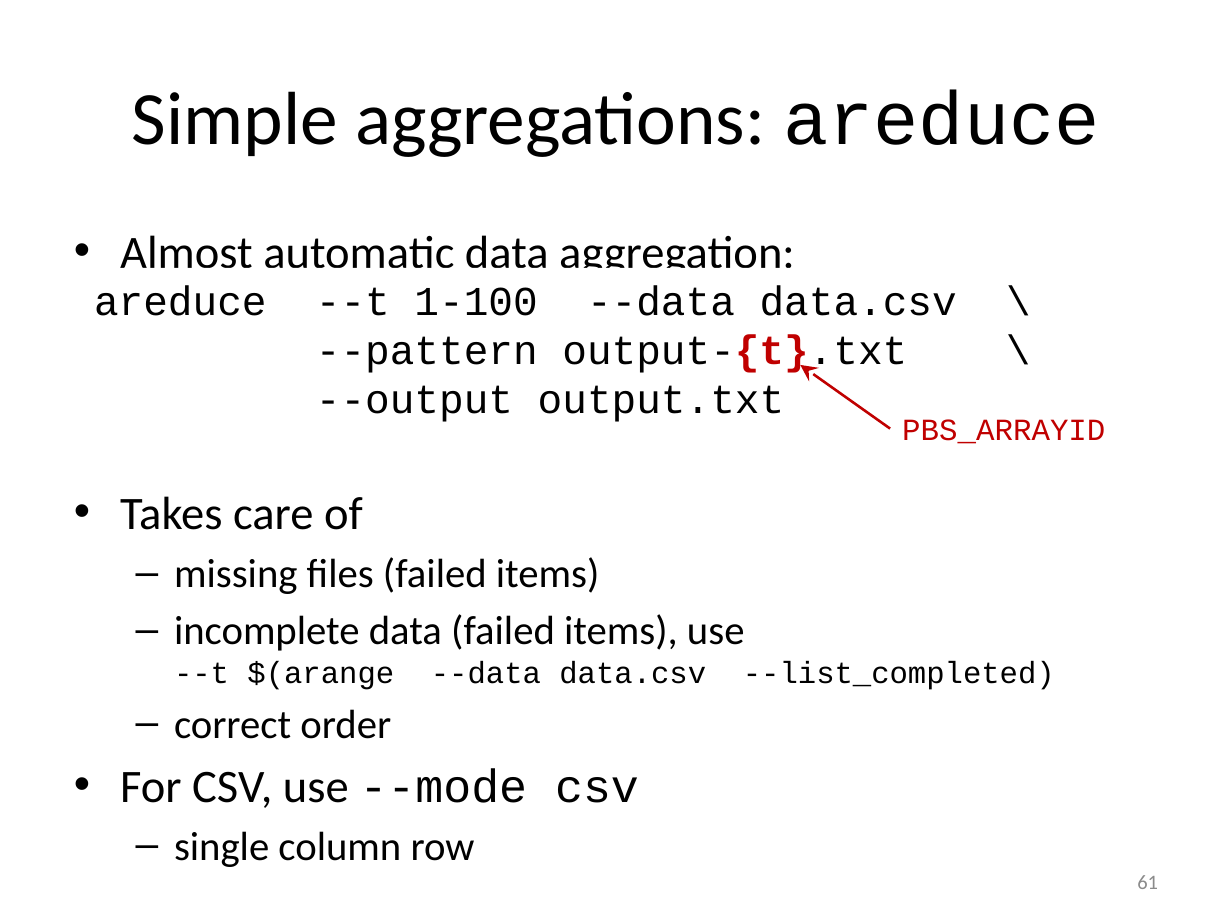
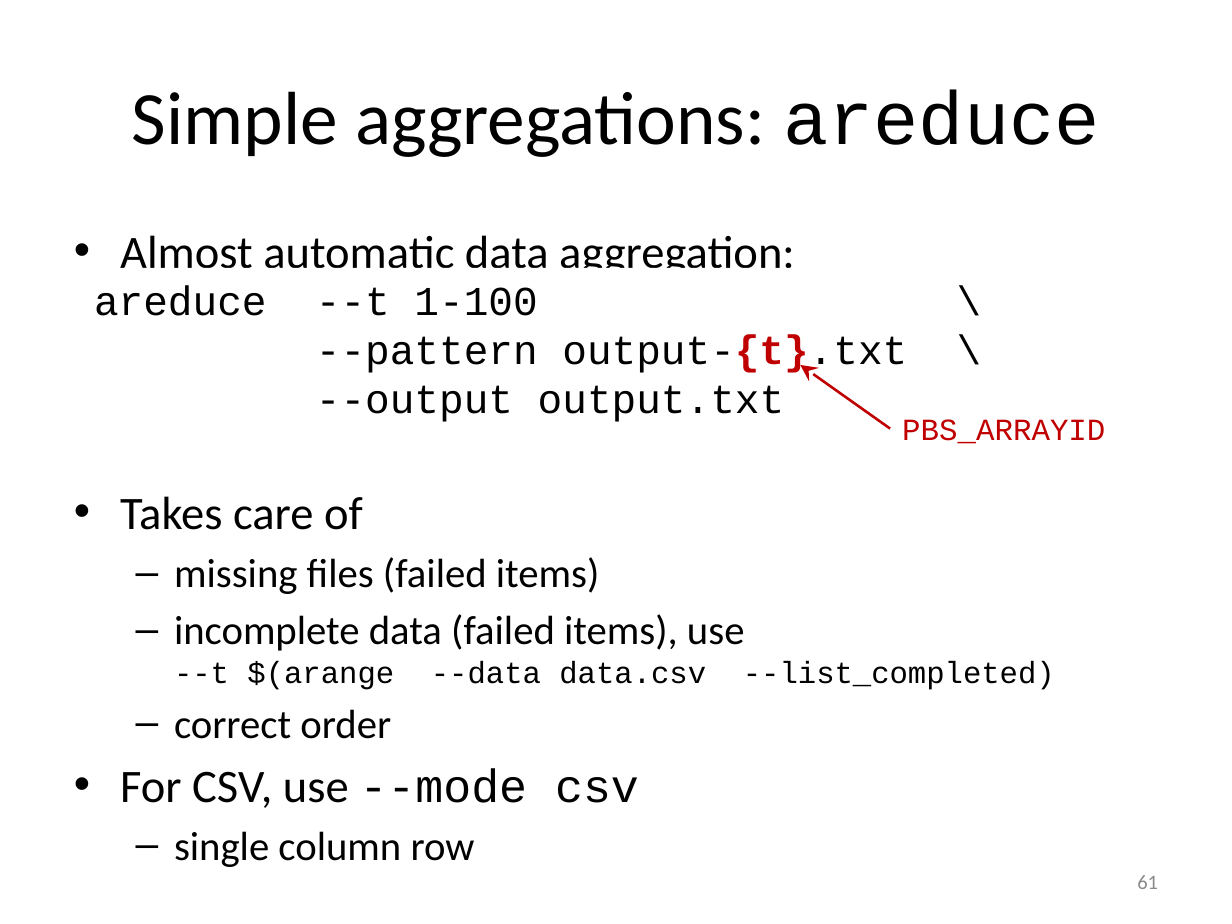
Before and after one commit to gjbex/worker-and-atools, a slide deck: slide 61 of worker_atools.pptx. Drawn at 1232x924 pixels with LibreOffice and Linux fonts; fonts in the diff are those of the drawing. Boxes give left, top, right and bottom in pixels: in the first picture for what was removed or moved away, otherwise in the second. Text is boxed around its words. In the diff, an @@ line names an element or a change of style, - is before the commit and + after.

Commit message:
Fix command line argument for areduce

```diff
--- a/worker_atools.pptx
+++ b/worker_atools.pptx
@@ text at <box>94,285,537,316</box>: text changed @@
-areduce --t 1-100 --data data.csv \
+areduce --t 1-100 \
```
